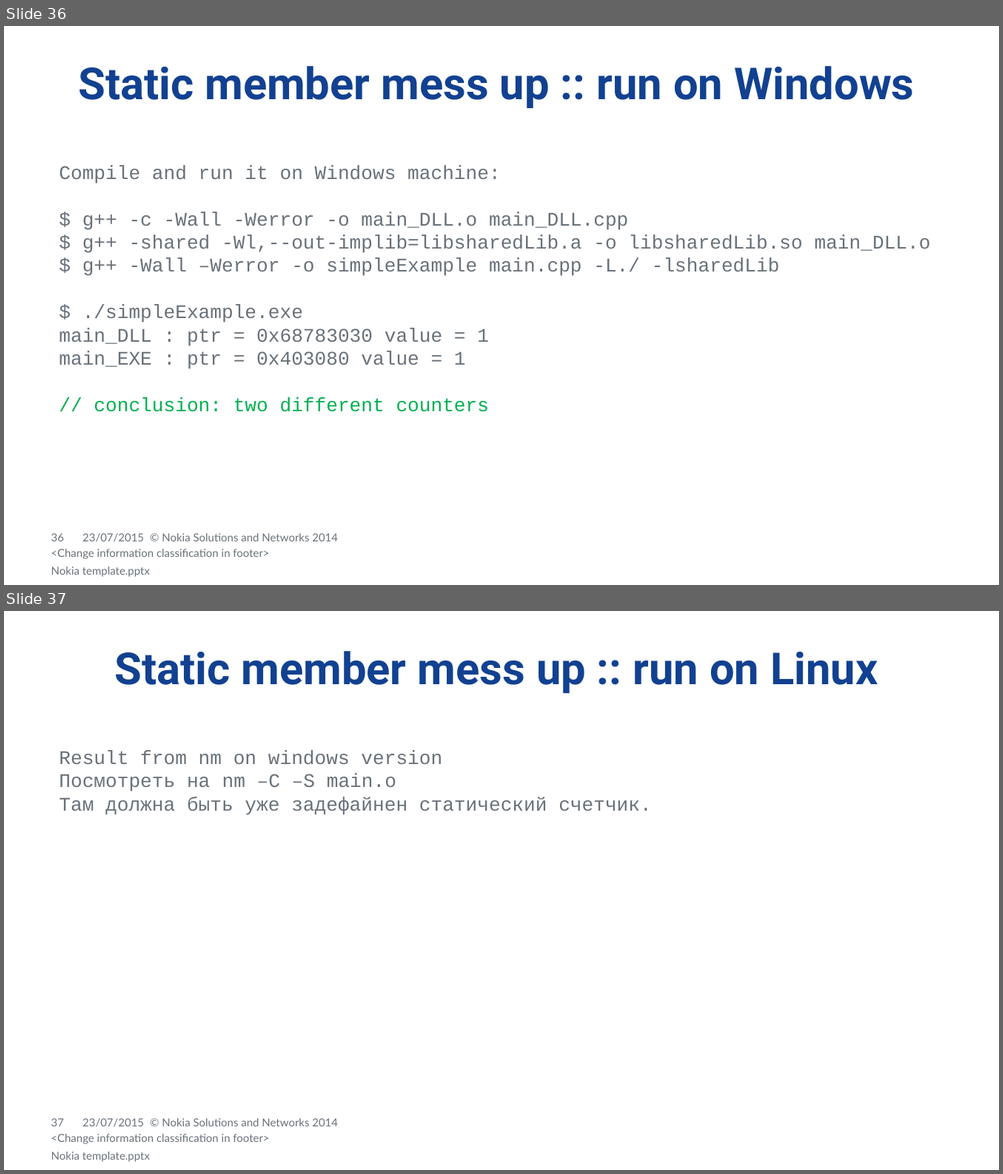
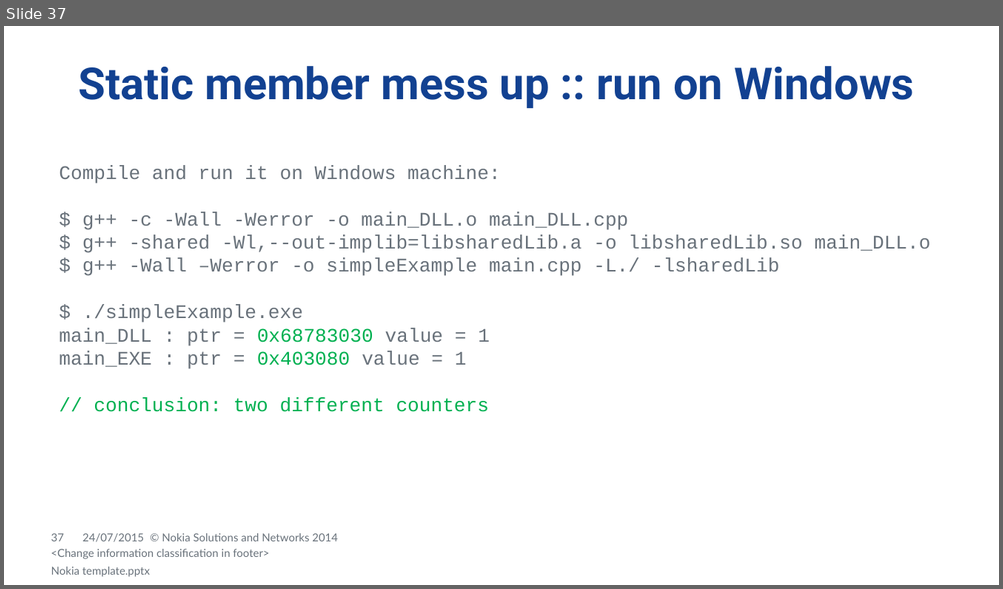
Before and after one commit to dendibakh/Linker, a slide deck: Diving into C++ linker.pptx. Shown one above the other, each under a label of ours: slides 36 and 37 before the commit, slide 37 after it. The pictures are 1003x1174 and 1003x589 pixels, drawn with LibreOffice and Linux fonts; fonts in the diff are those of the drawing; background and template pictures are left out. Boxes give left, top, right and bottom in pixels: in the first picture for what was removed or moved away, otherwise in the second. Text is boxed around its words. In the diff, an @@ line names an element or a change of style, - is before the commit and + after.

```diff
--- a/Diving into C++ linker.pptx
+++ b/Diving into C++ linker.pptx
@@ slide 37 removed at (4,611,999,1170), background #FFFFFF; not listed: 13 template elements that a slide beside it also shows @@
@@ title removed at (115,651,877,693) @@
-Static member mess up :: run on Linux
@@ text removed at (59,751,652,815) @@
-Result from nm on windows version
-Посмотреть на nm –C –S main.o
-Там должна быть уже задефайнен статический счетчик.
@@ text removed at (51,1134,269,1145) @@
-<Change information classification in footer>
@@ what was slide 36 is now slide 37 @@
@@ slide 37 changed as well @@
@@ text at (59,328,489,369): text colour #68717A to #00B050 in "0x68783030", "0x403080" @@
@@ page number at (51,534,64,542): text changed @@
-36
+37
@@ text at (82,534,144,543): text changed @@
-23/07/2015
+24/07/2015
```
Also in this commit, not shown: 46 other slides changed, 2 slides added, 1 other file.
